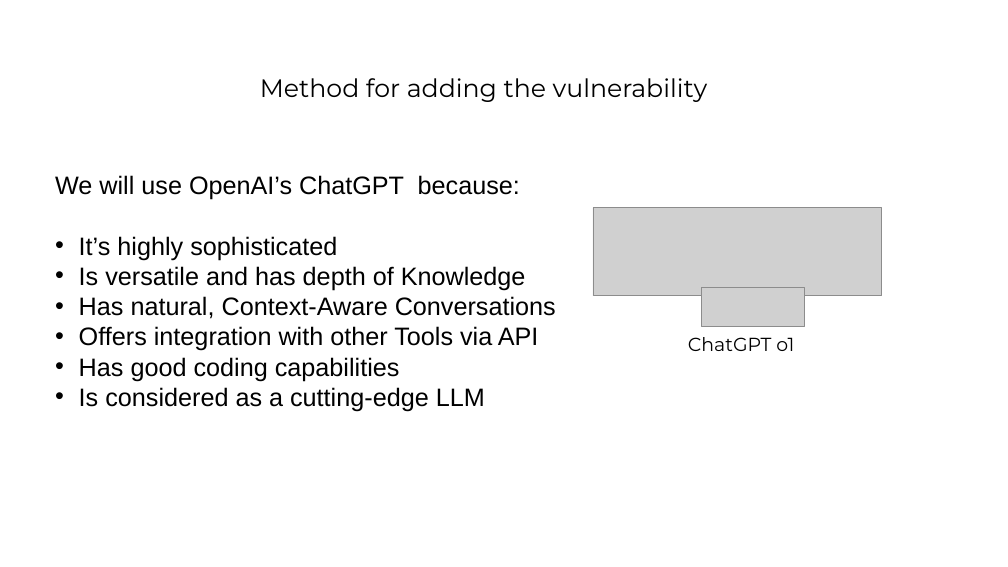
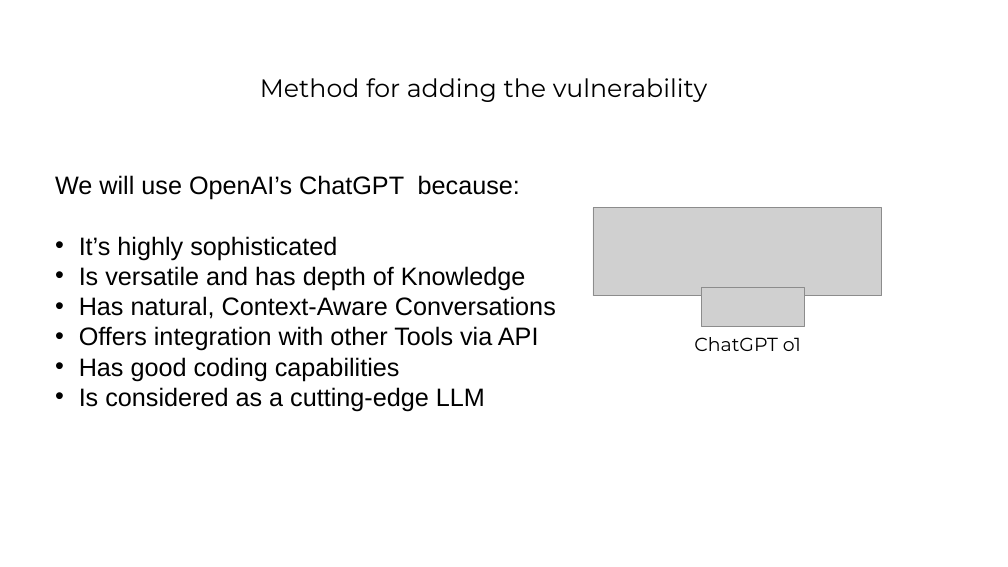
Before and after one commit to Lefteris-B/2024-CSAW, a slide deck: slide 3 of presentations/CSAW_2024_second_stage.pptx. Drawn at 1008x567 pixels with LibreOffice and Linux fonts; fonts in the diff are those of the drawing; grey boxes stand for pictures. Boxes give left, top, right and bottom in pixels: in the first picture for what was removed or moved away, otherwise in the second. Text is boxed around its words. In the diff, an @@ line names an element or a change of style, - is before the commit and + after.

```diff
--- a/presentations/CSAW_2024_second_stage.pptx
+++ b/presentations/CSAW_2024_second_stage.pptx
@@ text "ChatGPT o1": place and size @@
-text "ChatGPT o1" at <box>688,337,794,351</box>
+text "ChatGPT o1" at <box>694,337,801,351</box>
```
Also in this commit, not shown: 12 other slides changed, 5 slides added, 4 other files.
